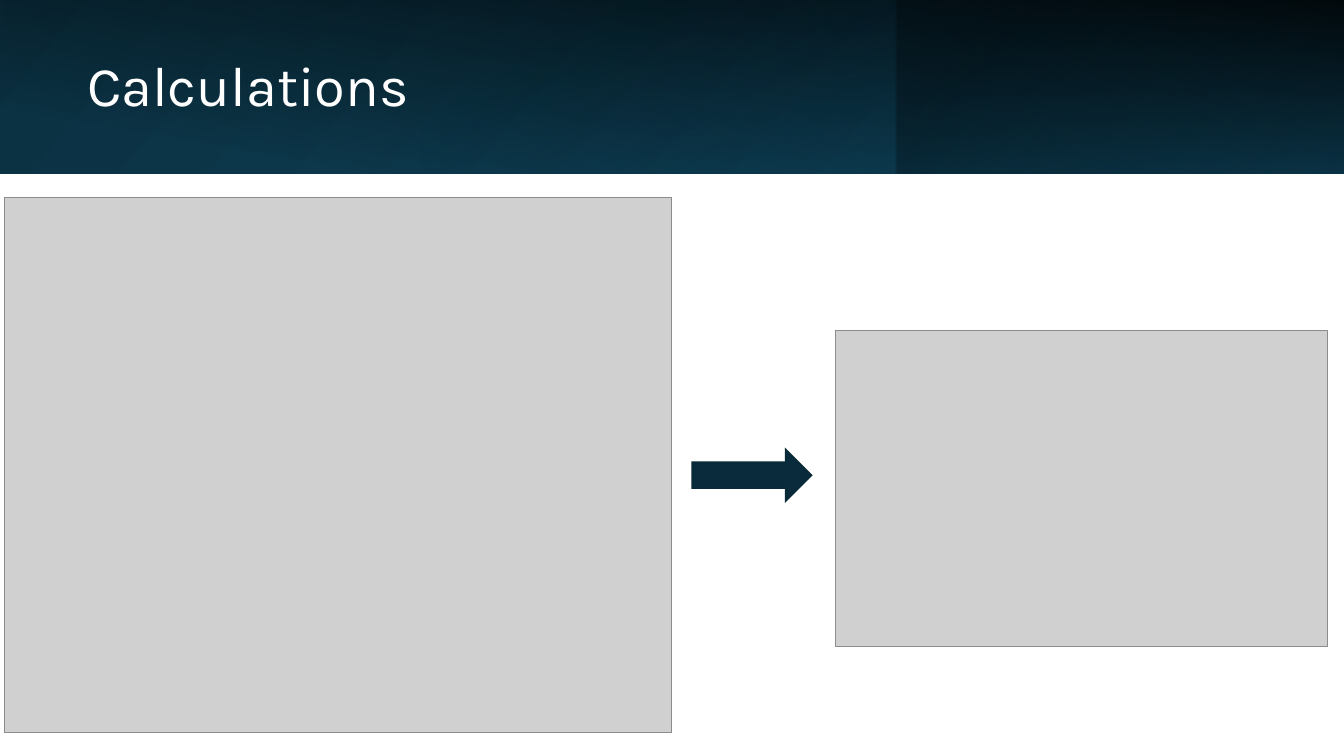
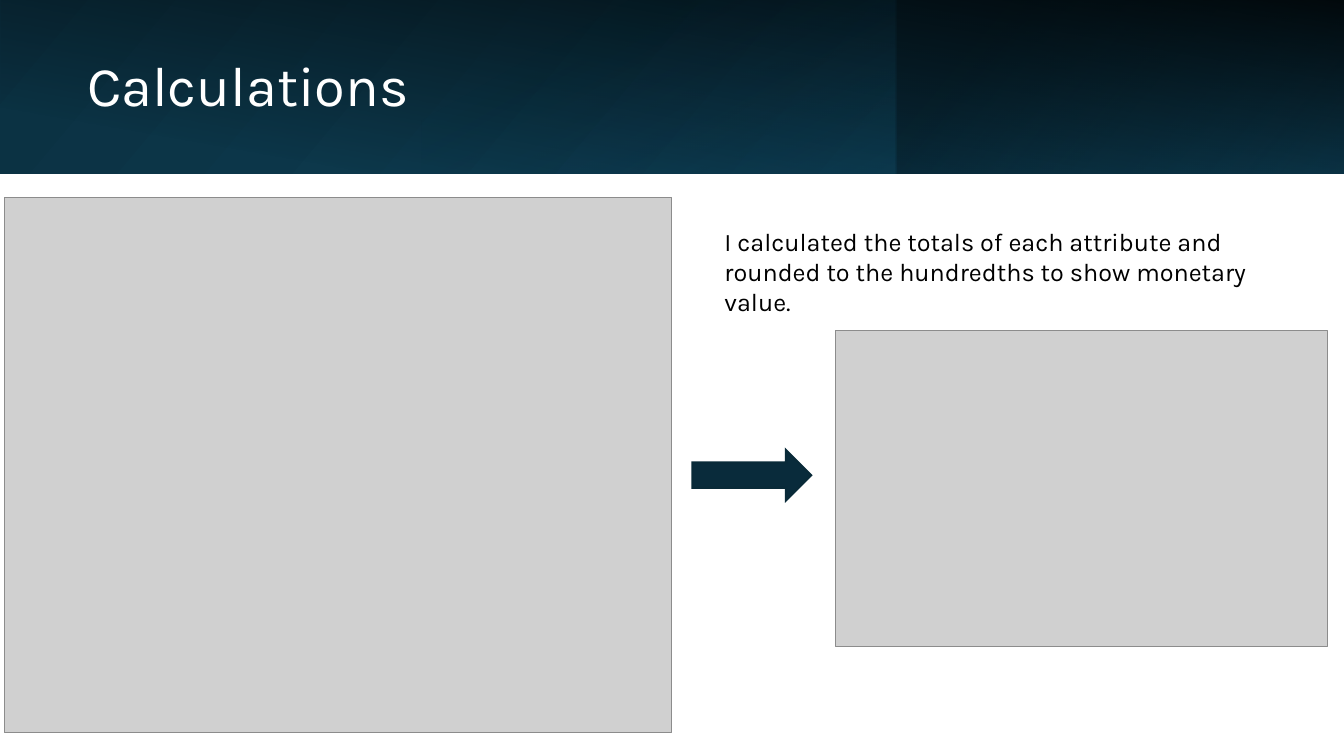
Before and after one commit to cbhutley/Lyft-Payment-Verification, a slide deck: slide 7 of Lyft Earnings Commitment Verification.pptx. Drawn at 1344x756 pixels with LibreOffice and Linux fonts; fonts in the diff are those of the drawing; grey boxes stand for pictures. Boxes give left, top, right and bottom in pixels: in the first picture for what was removed or moved away, otherwise in the second. Text is boxed around its words. In the diff, an @@ line names an element or a change of style, - is before the commit and + after.

```diff
--- a/Lyft Earnings Commitment Verification.pptx
+++ b/Lyft Earnings Commitment Verification.pptx
@@ text added at [724, 233, 1246, 287], 18 pt, text #000000 @@
+I calculated the totals of each attribute and rounded to the hundredths to show monetary value.
```
Also in this commit, not shown: 5 other slides changed, 4 slides added, 1 slide removed.
